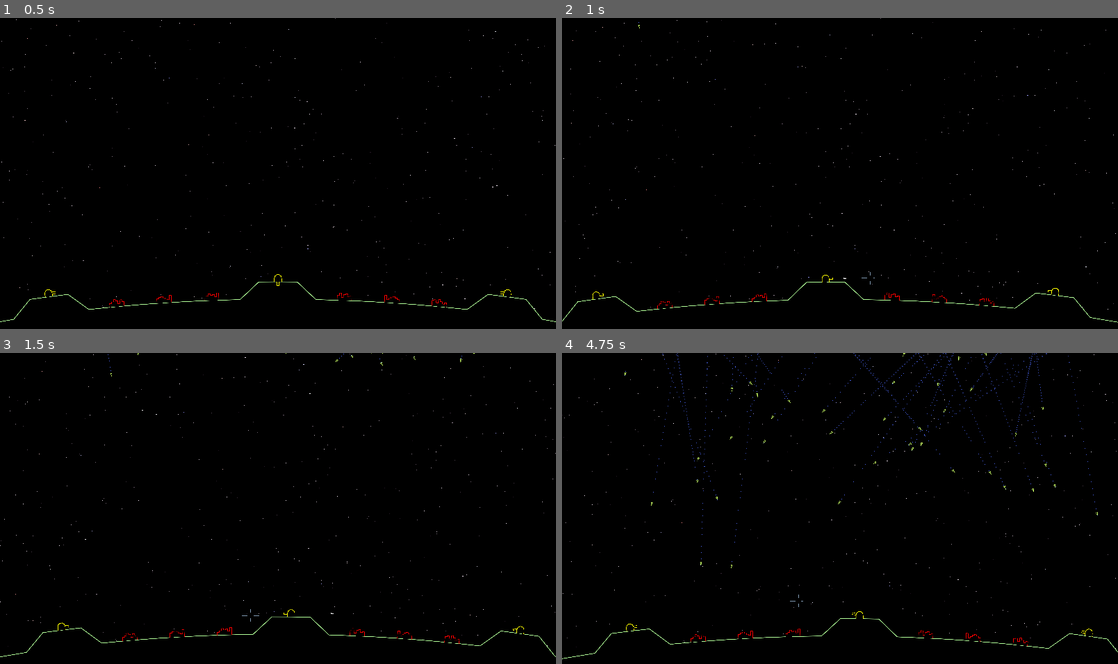
Above: before the commit, frames 1-4 (two rows, left to right).
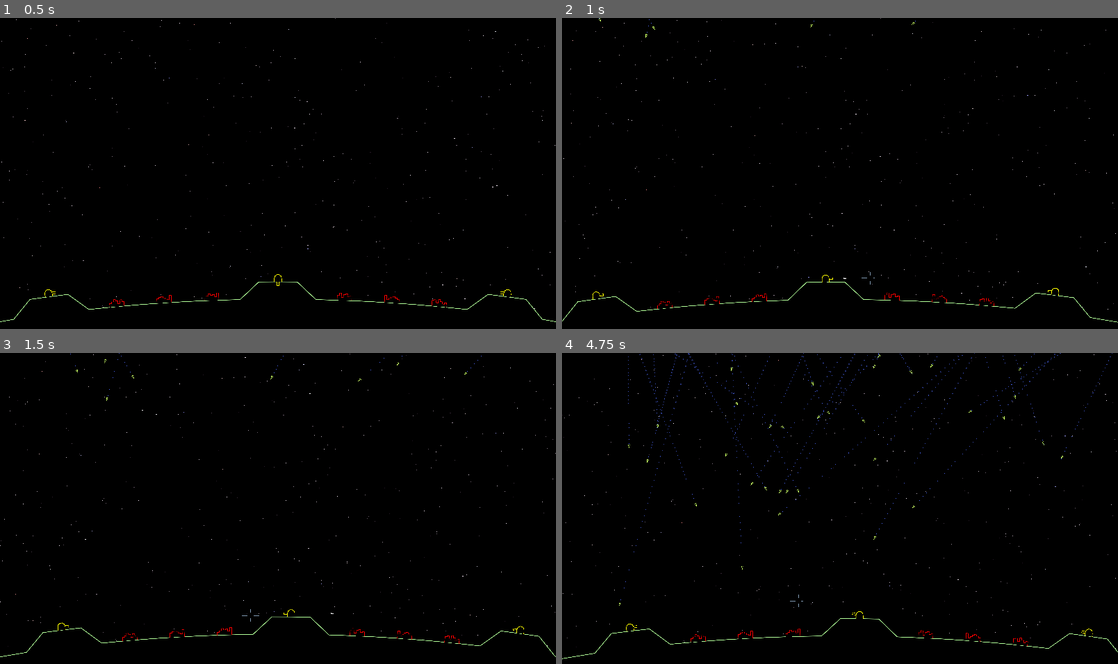
Above: after the commit, the same moments.

Repository: tartley/missile-commander
Game: Godot game, scene res://src/main/main.tscn
The game is run twice, just before and just after one commit, with the same random seed, the same clock (stepped at 60 frames per second) and the same inputs.
Inputs (mouse positions are in pixels of both pictures, inside the frame that each line leads up to):
- Up to frame 1 (0.5 s): no input
- Up to frame 2 (1 s): tap Enter at 0.5 s; move the mouse to (867, 173) at 0.52 s; hold W from 0.53 s (still down)
- Up to frame 3 (1.5 s): keep holding W; move the mouse to (250, 511) at 1.27 s
- Up to frame 4 (4.75 s): keep holding W; move the mouse to (851, 502) at 2.02 s; move the mouse to (834, 514) at 2.77 s; move the mouse to (878, 511) at 3.52 s; move the mouse to (795, 505) at 4.27 s

Frame 1 is identical in both runs. In frame 2, less than 0.1% of the frame differs, in the area x 6-64%, y 0-7%; in frame 3, less than 0.1%; in frame 4, 0.7%, in the area x 10-99%, y 0-82%.

Commit message:
Put target destruction back into Missile
It's just simpler. And the effect we gained of destroying cities partway
through the Pop animation was actually unsatisfying, just laggy looking.

Diff:
--- a/src/main/main.gd
+++ b/src/main/main.gd
@@ -8,16 +8,22 @@
         retval.append(node.position)
     return retval
 
+func choose_target() -> Array: # Array of [City|Base|null, Vector2]
+    var targets:Array = []
+    for target in get_tree().get_nodes_in_group("cities") + get_tree().get_nodes_in_group("bases"):
+        targets.append([target, target.position])
+    for pos in $Ground.gaps:
+        targets.append([null, pos])
+    return targets.pick_random()
+
 func launch_missile():
     var missile = Missile.instantiate()
     var start := Vector2(randf_range(-2000, +2000), randf_range(-14100, -20000))
-    var targets:Array[Vector2] = []
-    targets.append_array(positions(get_tree().get_nodes_in_group("cities")))
-    targets.append_array(positions(get_tree().get_nodes_in_group("bases")))
-    targets.append_array($Ground.gaps)
-    var destination:Vector2 = targets.pick_random()
+    var td = choose_target()
+    var target = td[0]
+    var dest = td[1]
     var speed := randf_range(50, 500)
-    missile.launch(start, destination, speed)
+    missile.launch(start, target, dest, speed)
     self.add_child(missile)
 
 func begin_level():
--- a/src/missile/missile.gd
+++ b/src/missile/missile.gd
@@ -12,6 +12,7 @@
 var Pop:PackedScene = preload("res://src/pop/pop.tscn")
 
 var velocity: Vector2
+var target # City or Base or null
 
 func set_up_collisions():
     var collision = CollisionShape2D.new()
@@ -26,8 +27,9 @@
     $Trail.initial_velocity_min = velocity.length() / 5
     set_up_collisions()
 
-func launch(pos:Vector2, destination:Vector2, speed:float):
+func launch(pos:Vector2, target_:Node2D, destination:Vector2, speed:float):
     self.position = pos
+    self.target = target_
     self.rotation = (destination - position).angle()
     self.velocity = Vector2.from_angle(rotation) * speed
 
@@ -47,6 +49,10 @@
     trail.reparent(main)
     trail.emitting = false
 
+    # Destroy our target
+    if self.target:
+        self.target.destroyed = true
+
     # Add a Pop, parented to Main
     var pop = Pop.instantiate()
     pop.position = self.position
--- a/src/pop/pop.gd
+++ b/src/pop/pop.gd
@@ -5,7 +5,6 @@
 
 var age:float # seconds
 var progress:float # 0..1
-var dealt_damage:bool = false # Have we tried destroying nearby targets yet?
 
 func _ready() -> void:
     self.age = 0.0
@@ -16,20 +15,9 @@
     self.position += Vector2(0, -30 * delta)
     if progress < 1.0:
         queue_redraw()
-        if not dealt_damage and progress > 0.25:
-            # call this once to destroy nearby targets
-            destroy_target()
     else:
         queue_free()
 
 func _draw() -> void:
     var color := Color(1, 1 - self.progress, 0, 1 - self.progress)
     draw_circle(Vector2(0, 0), SIZE * self.progress ** 0.3, color)
-
-func destroy_target():
-    var tree := get_tree()
-    var targets := tree.get_nodes_in_group("cities") + tree.get_nodes_in_group("bases")
-    for target in targets:
-        if self.position.distance_squared_to(target.position) < 1000:
-            target.destroyed = true
-    self.dealt_damage = true
